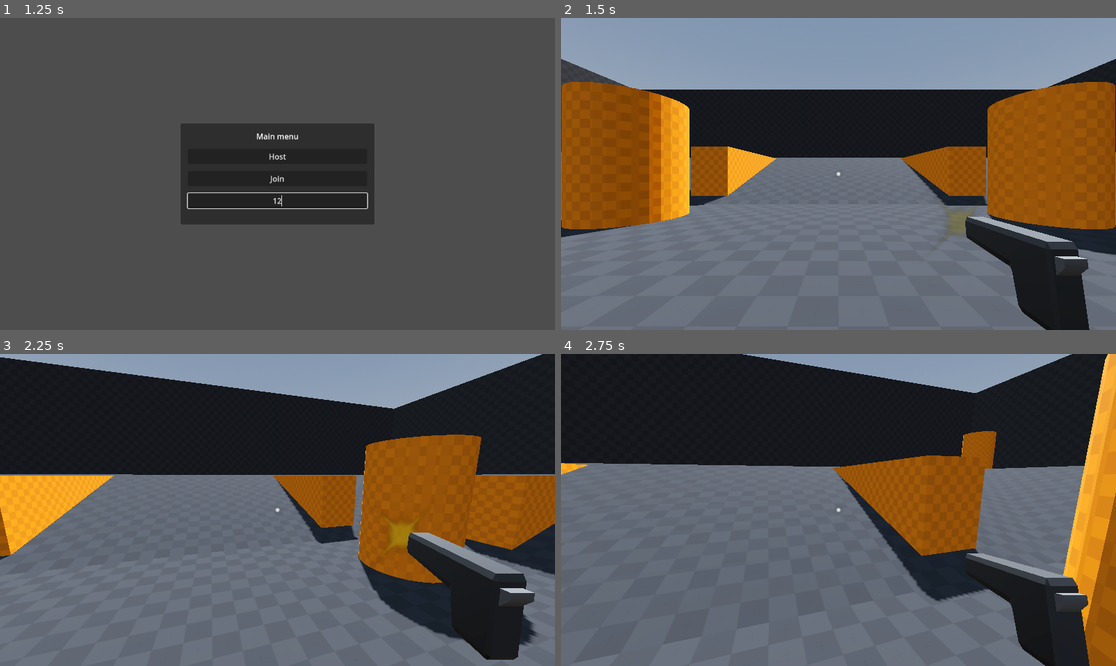
Above: before the commit, frames 1-4 (two rows, left to right).
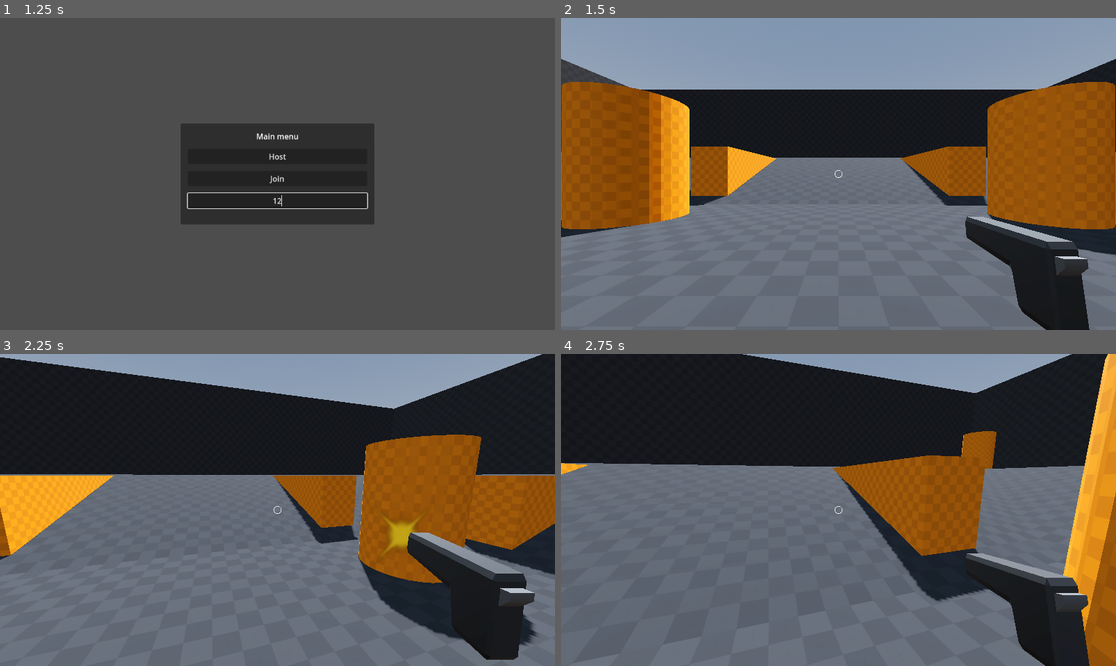
Above: after the commit, the same moments.

Repository: TwoBloodySpoons/blood-for-blood
Game: Godot game, scene res://world.tscn
Two runs of this game, one before a commit and one after it. Both use one fixed random seed, a clock stepped at 60 frames per second and the inputs below.
Inputs (mouse positions are in pixels of both pictures, inside the frame that each line leads up to):
- Up to frame 1 (1.25 s): click (277, 202) at 0.52 s; type "12" at 0.6 s
- Up to frame 2 (1.5 s): click "Host" at 1.25 s
- Up to frame 3 (2.25 s): tap Enter (ui_accept) at 2 s; move the mouse to (305, 510) at 2.02 s; hold E (up) from 2.03 s (still down); click (305, 510) at 2.1 s
- Up to frame 4 (2.75 s): keep holding E (up); tap Enter (ui_accept) at 2.27 s

Frame 1 is identical in both runs. In frame 2, 0.3% of the frame differs, in the area x 49-76%, y 48-72%; in frame 3, 0.3%; in frame 4, less than 0.1%.

Commit message:
raycast updates

Diff:
--- a/player.gd
+++ b/player.gd
@@ -3,6 +3,9 @@
 @onready var camera = $Camera3D
 @onready var anim_player = $AnimationPlayer
 @onready var muzzle = $Camera3D/RocketPistol/Muzzle
+@onready var raycast = $Camera3D/RayCast3D
+
+var health = 3
 
 const SPEED = 10.0
 const JUMP_VELOCITY = 8.5
@@ -29,6 +32,9 @@
 
 	if Input.is_action_just_pressed("shoot") and anim_player.current_animation != "shoot":
 		play_shoot_effects.rpc()
+		if raycast.is_colliding():
+			var hit_player = raycast.get_collider()
+			hit_player.receive_dmg.rpc_id(hit_player.get_multiplayer_authority())
 
 func _physics_process(delta):
 	if not is_multiplayer_authority(): return
@@ -59,13 +65,19 @@
 	move_and_slide()
 
 @rpc("call_local")
-
 func play_shoot_effects():
 	anim_player.stop()
 	anim_player.play("shoot")
 	muzzle.restart()
 	muzzle.emitting = true
 
+@rpc("any_peer")
+func receive_dmg():
+	health -= 1
+	if health <= 0:
+		health = 3
+		position = Vector3.ZERO
+
 
 func _on_animation_player_animation_finished(anim_name):
 	if anim_name == "shoot":
--- a/player.tscn
+++ b/player.tscn
@@ -3,7 +3,7 @@
 [ext_resource type="Script" path="res://player.gd" id="1_qpqix"]
 [ext_resource type="PackedScene" uid="uid://d0oux2xx2bqqv" path="res://Assets/RocketPistol.gltf" id="2_4kh88"]
 [ext_resource type="Texture2D" uid="uid://bvqcbxkhlh5at" path="res://addons/kenney_particle_pack/star_06.png" id="3_d02mr"]
-[ext_resource type="Texture2D" uid="uid://dx1hpmjtqd7c3" path="res://addons/kenney_particle_pack/circle_05.png" id="4_1m8ly"]
+[ext_resource type="Texture2D" uid="uid://del3rcjcwnk3i" path="res://addons/kenney_particle_pack/circle_02.png" id="4_sqvv8"]
 
 [sub_resource type="CapsuleMesh" id="CapsuleMesh_pibml"]
 
@@ -181,6 +181,7 @@
 
 [node name="Muzzle" type="GPUParticles3D" parent="Camera3D/RocketPistol"]
 transform = Transform3D(1, 0, 0, 0, 0.999999, 0, 0, 0, 0.999999, 0, 0.0585748, -0.334776)
+emitting = false
 amount = 1
 lifetime = 0.25
 one_shot = true
@@ -196,8 +197,12 @@
 grow_vertical = 2
 scale = Vector2(0.04, 0.04)
 pivot_offset = Vector2(576, 324)
-texture = ExtResource("4_1m8ly")
+texture = ExtResource("4_sqvv8")
 stretch_mode = 5
+
+[node name="RayCast3D" type="RayCast3D" parent="Camera3D"]
+target_position = Vector3(0, 0, -50)
+collision_mask = 2
 
 [node name="AnimationPlayer" type="AnimationPlayer" parent="."]
 playback_default_blend_time = 0.05
